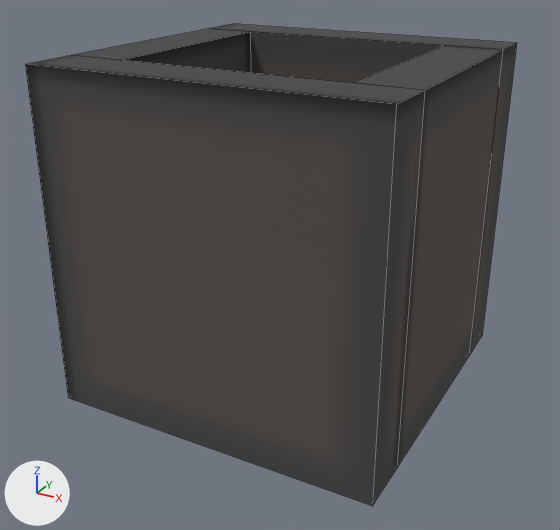
The OBJ model src/main/resources/assets/cropcraft/models/block/cookingpot.obj: old version first, new version second.
One viewpoint serves both versions: a 50 mm lens placed at (1.278, -1.964, 0.994), pointed at (0.498, -0.546, 0.285). The lights are fixed; the arrows at lower left show +X, +Y and +Z. Mesh edges are drawn as thin lines. Where no turn or scale is listed for an object, it has been applied to the vertices.
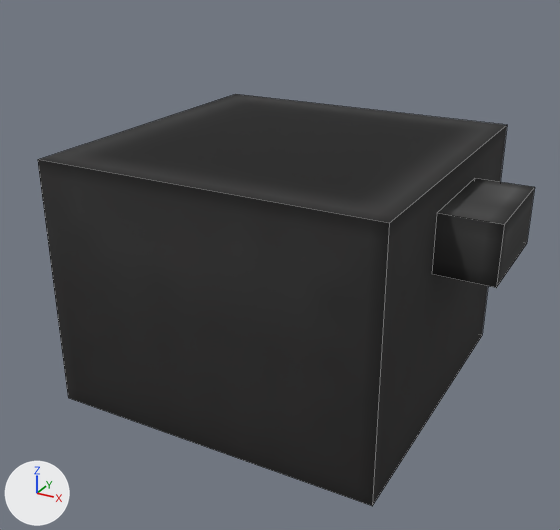
The change in detail:
Picture 'handles' (img_handles) is new.
Picture 'base' (img_base) is new.
Material 'handles' (mat_handles) is new.
Its texture is img_handles.
Its roughness is 1.0.
Material 'base' (mat_base) is new.
Its texture is img_base.
Its roughness is 1.0.
me_cube has 8 vertices, 6 faces and spans x 0.125..0.875, y -0.25..-0.125, z 0.0..0.75.
me_cube is used by ob_cube; location (0.0, 0.0, 0.0).
me_cube no longer uses material mat_wall2 (picture img_wall2).
me_cube part 1: the whole mesh is scaled about its middle by (1, 6, 0.75), then moved by (0.0, -0.313, -0.094).
me_cube now uses material mat_base (picture img_base).
me_cube_001 has 8 vertices, 6 faces and spans x 0.125..0.875, y -0.875..-0.75, z 0.0..0.75.
me_cube_001 is used by ob_cube_001; location (0.0, 0.0, 0.0).
me_cube_001 no longer uses material mat_wall2 (picture img_wall2).
me_cube_001 part 2: the whole mesh is scaled about its middle by (0.167, 2, 0.167), then moved by (-0.437, 0.312, 0.062).
me_cube_001 now uses material mat_handles (picture img_handles).
me_cube_002 has 8 vertices, 6 faces and spans x 0.125..0.25, y -0.75..-0.25, z 0.0..0.75.
me_cube_002 is used by ob_cube_002; location (0.0, 0.0, 0.0).
me_cube_002 no longer uses material mat_wall1 (picture img_wall1).
me_cube_002 part 3: the whole mesh is scaled about its middle by (1, 0.5, 0.167), then moved by (0.75, 0.0, 0.062).
me_cube_002 now uses material mat_handles (picture img_handles).
Object 'cube.003' (ob_cube_003) is deleted.

What differs and where, as boxes [x1, y1, x2, y2] in the pictures (560 x 530 px):
'cube', recoloured, mesh rescaled (53% wider, 24% taller)
    before: [210, 24, 517, 355]
    after: [38, 94, 507, 506]
'cube.001', recoloured, mesh rescaled (not visible afterwards)
    before: [25, 55, 425, 506]
'cube.003', deleted (black)
    before: [355, 46, 503, 467]
'cube.002', recoloured, mesh rescaled
    before: [72, 29, 251, 73]
    after: [432, 178, 535, 288]
